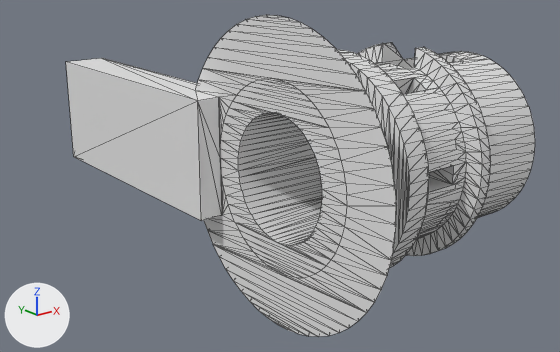
The glTF model web/stl/twister_axle.glb, before and after one commit.
Rendered twice from a 50 mm lens placed at (137.7, -75.1, 51.5), pointed at (179.4, -23.1, 30.6). The axes (+X, +Y, +Z) are drawn at lower left. The lights are the same throughout. The picture after the commit comes second. Mesh edges are drawn as thin lines.

In view in the first picture: 'twister_axle.stl'.
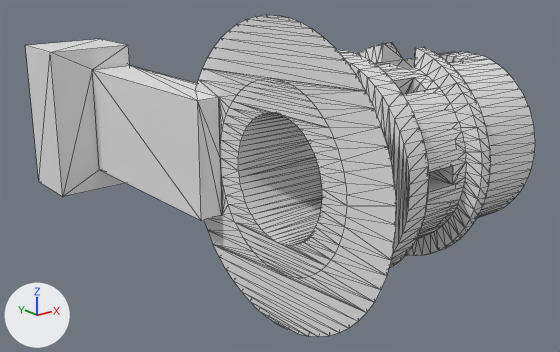
Where the change shows, as pixel boxes [x1, y1, x2, y2] in the pictures (560 x 352 px; the box of a moved part takes in the faces that stretch with it):
'twister_axle.stl', reshaped (9% wider)
    before: [66, 15, 535, 337]
    after: [25, 15, 535, 337]
part 1 of me_twister_axle_stl, moved or reshaped
    before: [66, 58, 235, 220]
    after: [25, 39, 235, 220]

The change, as a list of edits to the scene's bpy script:
```text
Change me_twister_axle_stl:
    used by ob_twister_axle_stl; location = (0.0, 0.0, 0.0)
    remove me_twister_axle_stl.from_pydata(...)  # 1077 vertices, 2186 faces; spans x 170.0..193.5, y -44.0..0.0, z 22.0..46.0
    add me_twister_axle_stl.from_pydata(...)  # 1085 vertices, 2202 faces; spans x 166.0..193.5, y -44.0..0.0, z 22.0..46.0
    me_twister_axle_stl part 1
    4 vertices are removed from x 170.0..174.0, y 0.0, z 29.0..39.0
    62 faces are deleted
    12 vertices are added at x 166.0..174.0, y -6.0..0.0, z 27.0..41.0
    78 new faces join them
```
